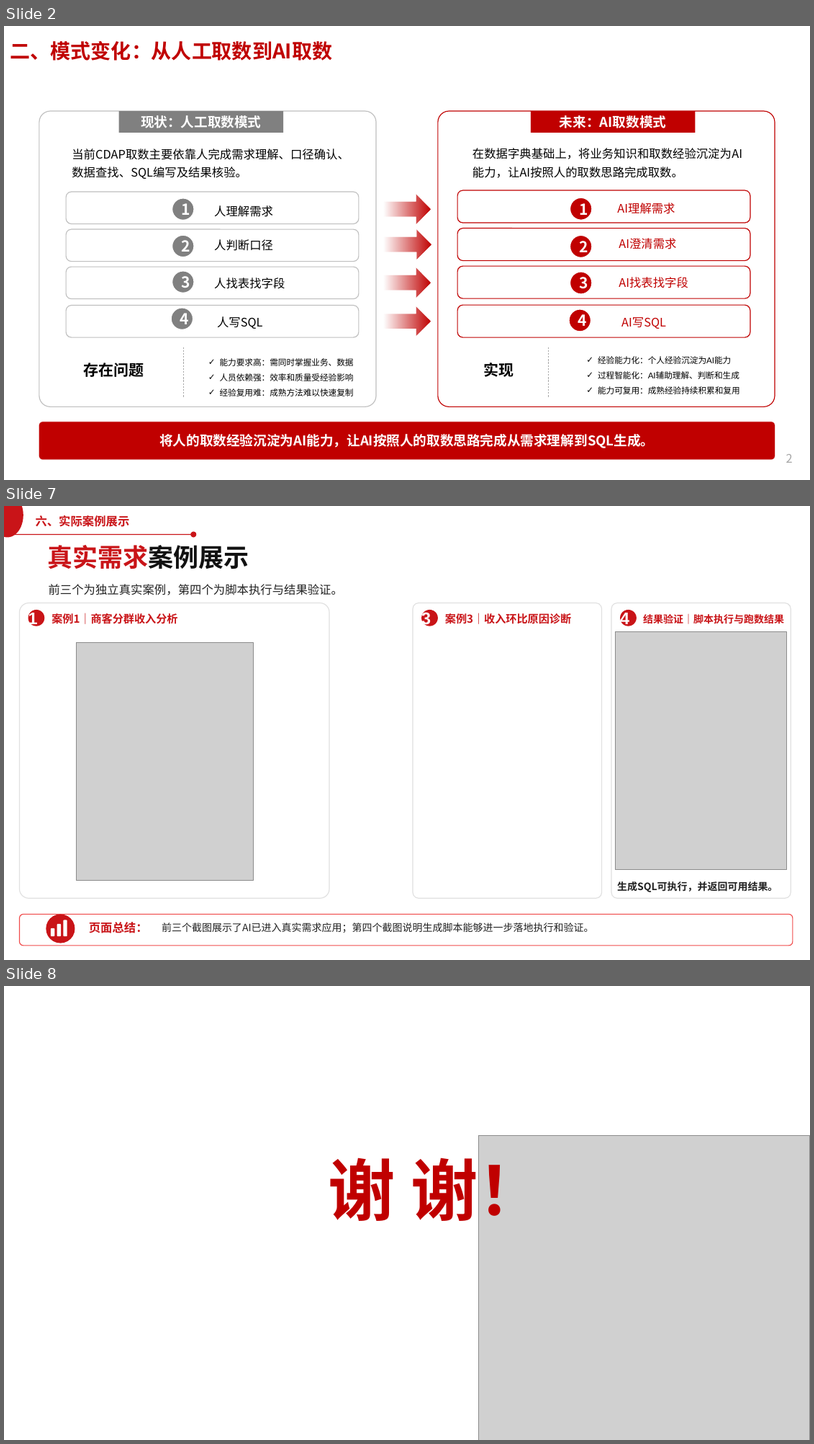
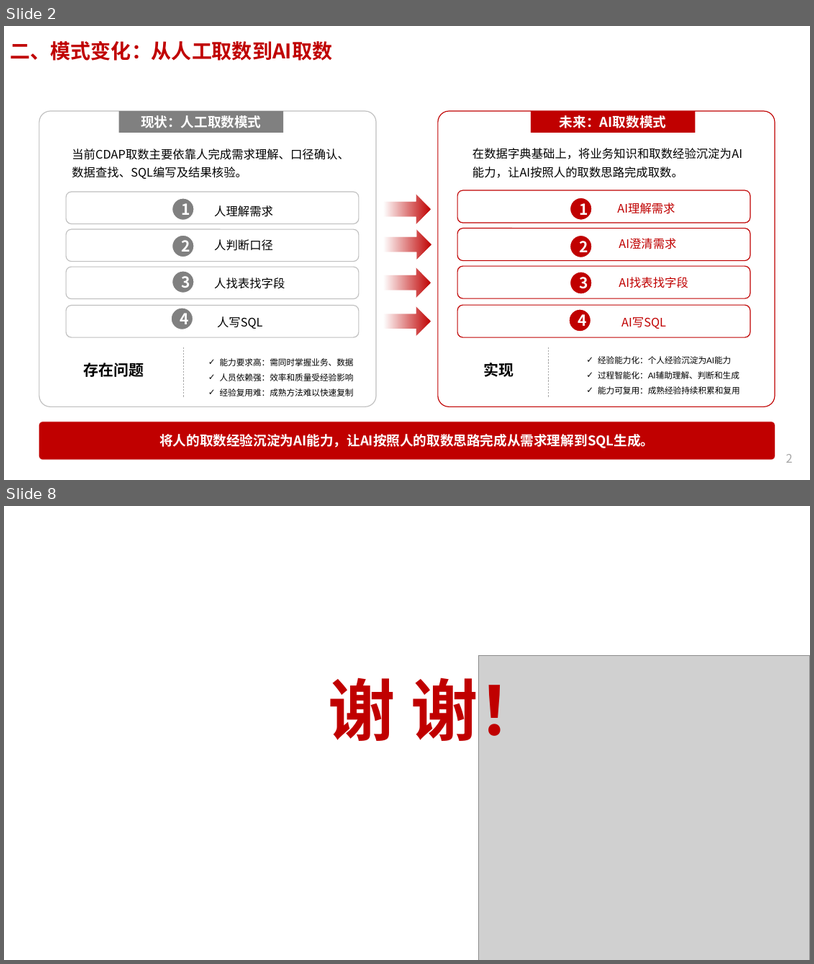
Before and after one commit to azqbozi/ppt-notes, a slide deck: 关于建立广州市场经营数据字典的汇报20260604v10（cxc） - 副本.pptx. Shown one above the other, each under a label of ours: slides 2, 7 and 8 before the commit, slides 2 and 8 after it; the slides between them are not shown. The pictures are 814x1444 and 814x964 pixels, drawn with LibreOffice and Linux fonts; fonts in the diff are those of the drawing; grey boxes stand for pictures; background and template pictures are left out. Boxes give left, top, right and bottom in pixels: in the first picture for what was removed or moved away, otherwise in the second. Text is boxed around its words. In the diff, an @@ line names an element or a change of style, - is before the commit and + after.

```diff
--- a/关于建立广州市场经营数据字典的汇报20260604v10（cxc） - 副本.pptx
+++ b/关于建立广州市场经营数据字典的汇报20260604v10（cxc） - 副本.pptx
@@ slide 7 removed at box(4, 506, 810, 960), background #FFFFFF; not listed: 1 template element that a slide beside it also shows @@
@@ ellipse removed at box(4, 506, 23, 537) @@
@@ text removed at box(36, 515, 130, 527) @@
-六、实际案例展示
@@ line removed from (4, 534) to (195, 534) @@
@@ text removed at box(48, 545, 250, 569) @@
-真实需求案例展示
@@ ellipse removed at box(191, 531, 197, 538) @@
@@ text removed at box(49, 584, 343, 595) @@
-前三个为独立真实案例，第四个为脚本执行与结果验证。
@@ rounded rectangle removed at box(20, 602, 330, 898) @@
@@ ellipse removed at box(28, 610, 44, 626) @@
@@ text removed at box(28, 611, 38, 628) @@
-1
@@ text removed at box(52, 613, 178, 624) @@
-案例1｜商客分群收入分析
@@ rounded rectangle removed at box(413, 602, 602, 898) @@
@@ text removed at box(422, 611, 431, 628) @@
-3
@@ ellipse removed at box(422, 610, 438, 626) @@
@@ text removed at box(445, 613, 571, 624) @@
-案例3｜收入环比原因诊断
@@ rounded rectangle removed at box(612, 602, 792, 898) @@
@@ ellipse removed at box(620, 610, 637, 626) @@
@@ text removed at box(620, 611, 630, 628) @@
-4
@@ picture removed at box(615, 632, 787, 870) @@
@@ text removed at box(643, 614, 784, 624) @@
-结果验证｜脚本执行与跑数结果
@@ picture removed at box(77, 643, 254, 880) @@
@@ text removed at box(617, 881, 778, 892) @@
-生成SQL可执行，并返回可用结果。
@@ rounded rectangle removed at box(20, 914, 793, 945) @@
@@ ellipse removed at box(46, 914, 75, 943) @@
@@ rounded rectangle removed at box(51, 928, 54, 936) @@
@@ rounded rectangle removed at box(57, 924, 61, 936) @@
@@ rounded rectangle removed at box(63, 920, 67, 936) @@
@@ text removed at box(89, 921, 148, 933) @@
-页面总结：
@@ text removed at box(162, 922, 594, 932) @@
-前三个截图展示了AI已进入真实需求应用；第四个截图说明生成脚本能够进一步落地执行和验证。
```
Also in this commit, not shown: 4 slides changed, 2 slides added, 1 other slide removed, 4 other files.
